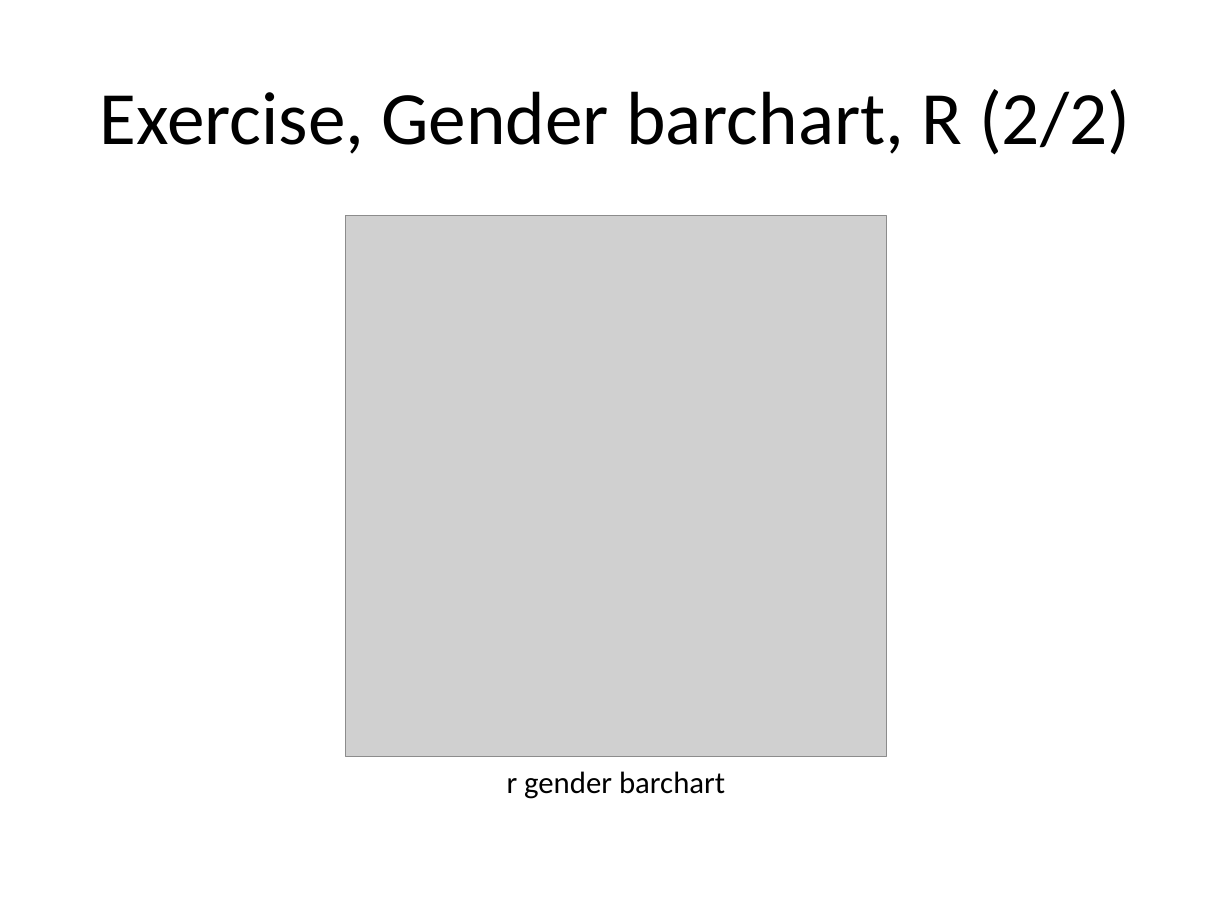
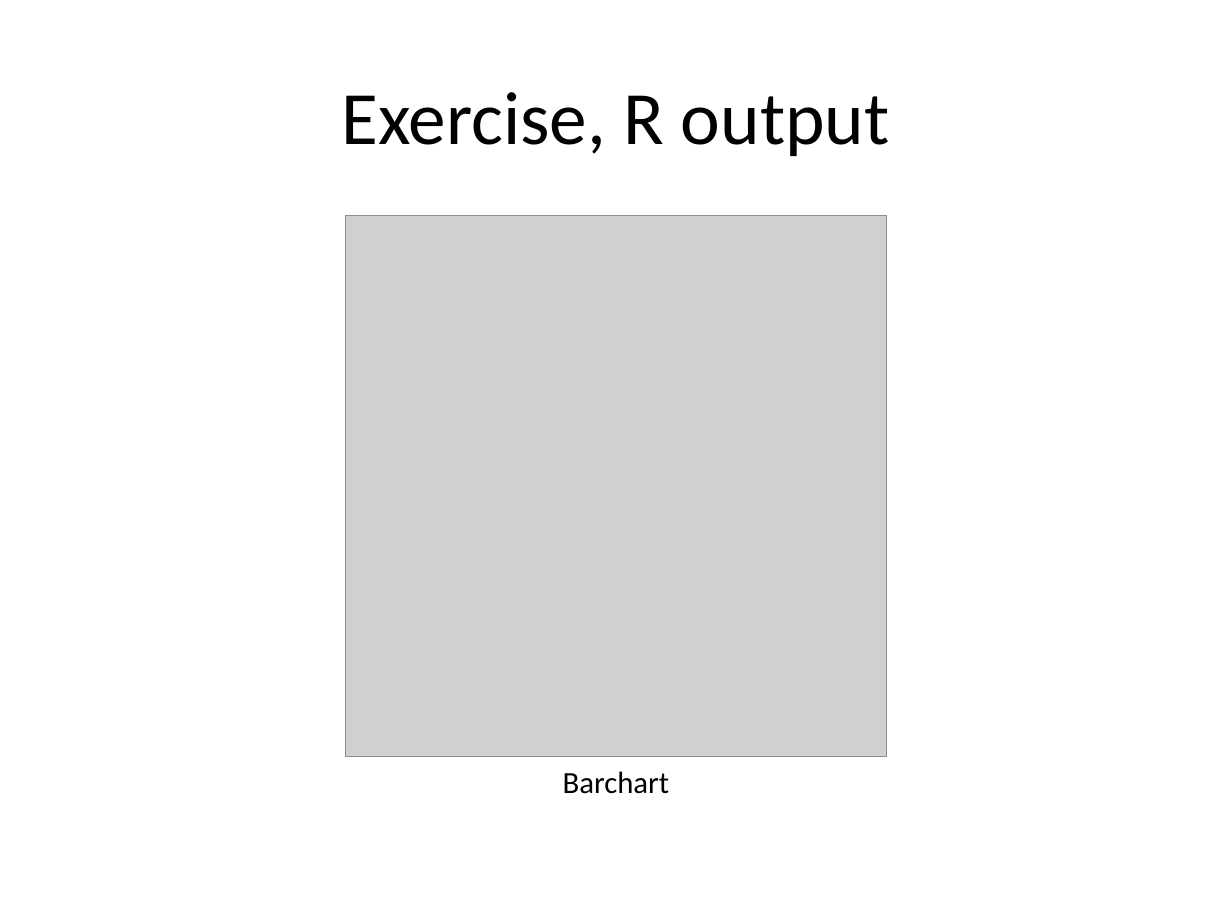
Before and after one commit to pmean/data-visualization, a slide deck: slide 25 of data-viz-02/component/fundamentals.pptx (slide 9 before the commit). Drawn at 1232x924 pixels with LibreOffice and Linux fonts; fonts in the diff are those of the drawing; grey boxes stand for pictures. Boxes give left, top, right and bottom in pixels: in the first picture for what was removed or moved away, otherwise in the second. Text is boxed around its words. In the diff, an @@ line names an element or a change of style, - is before the commit and + after.

```diff
--- a/data-viz-02/component/fundamentals.pptx
+++ b/data-viz-02/component/fundamentals.pptx
@@ title at (341,92,890,156): text changed @@
-Exercise, Gender barchart, R (2/2)
+Exercise, R output
@@ text at (563,771,670,794): text changed @@
-r gender barchart
+Barchart
```
Also in this commit, not shown: 18 other slides changed, 12 slides added, 8 slides removed, 18 other files.
